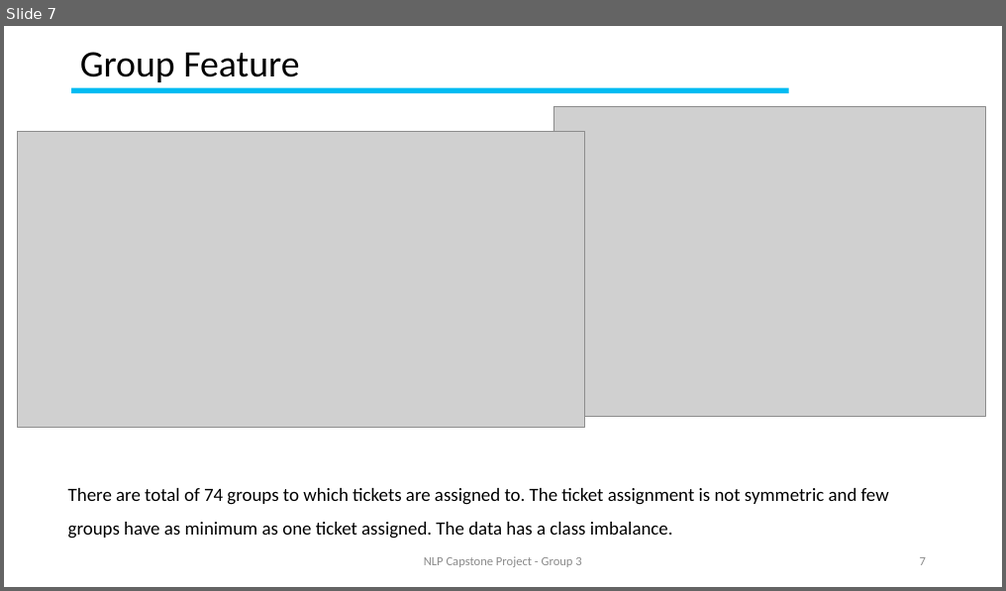
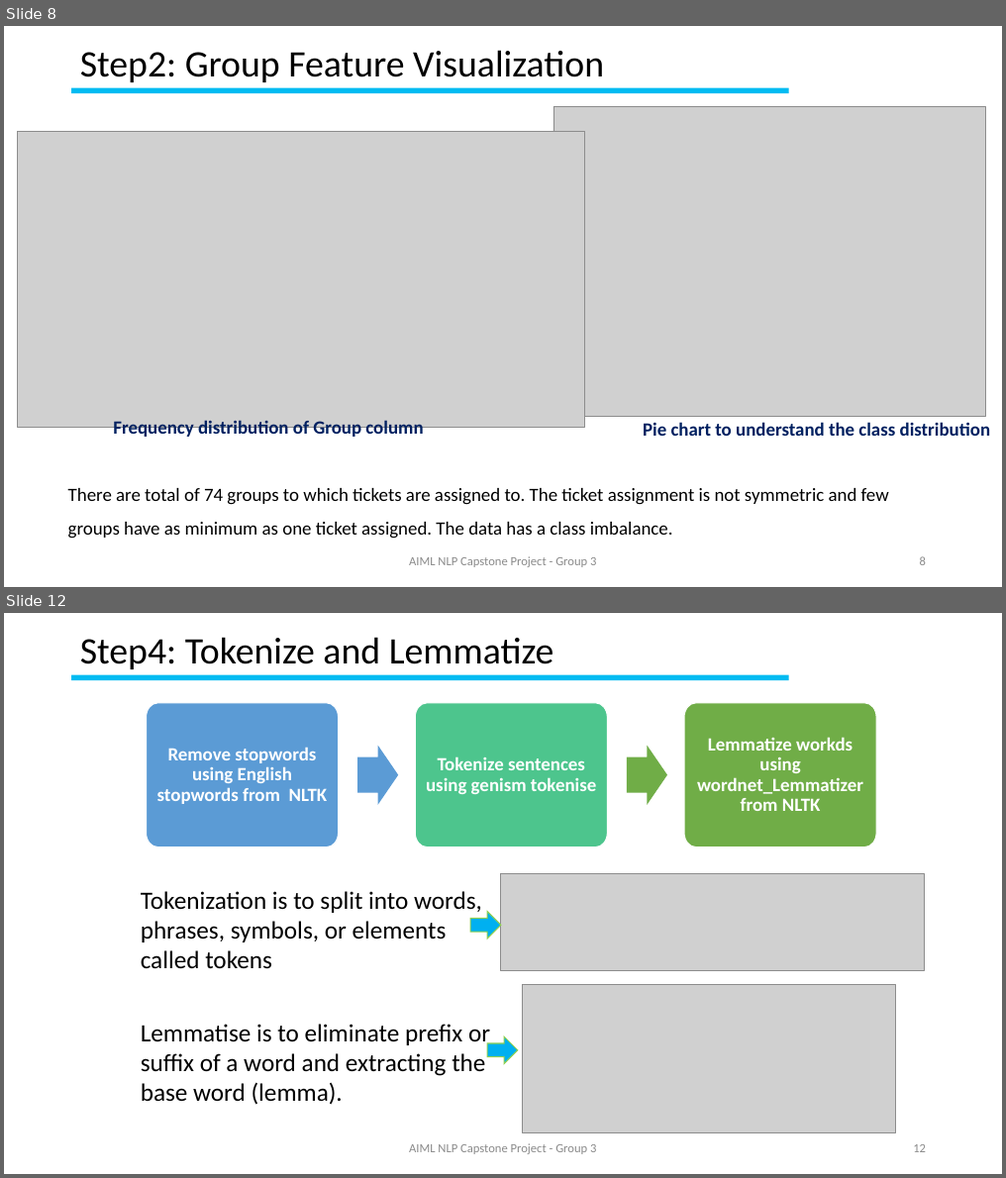
Before and after one commit to GLNLPGroup3/Capstone, a slide deck: Natural Language Processing (NLP) Application Capstone.pptx. Shown one above the other, each under a label of ours: slide 7 before the commit, slides 8 and 12 after it; the slides between them are not shown. The pictures are 1006x591 and 1006x1178 pixels, drawn with LibreOffice and Linux fonts; fonts in the diff are those of the drawing; grey boxes stand for pictures; background and template pictures are left out. Boxes give left, top, right and bottom in pixels: in the first picture for what was removed or moved away, otherwise in the second. Text is boxed around its words. In the diff, an @@ line names an element or a change of style, - is before the commit and + after.

```diff
--- a/Natural Language Processing (NLP) Application Capstone.pptx
+++ b/Natural Language Processing (NLP) Application Capstone.pptx
@@ slide 12 added at <box>4,613,1002,1174</box>, background #FFFFFF; not listed: 1 template element that a slide beside it also shows @@
@@ title added at <box>80,637,554,669</box>, 36 pt, text #000000 @@
+Step4: Tokenize and Lemmatize
@@ group added at <box>147,703,877,848</box>: 5 freeform shapes @@
+Remove stopwords using English stopwords from NLTK
+Tokenize sentences using genism tokenise
+Lemmatize workds using wordnet_Lemmatizer from NLTK
@@ picture added at <box>501,874,924,970</box> @@
@@ text added at <box>141,891,482,969</box>, 24 pt, text #000000 @@
+Tokenization is to split into words, phrases, symbols, or elements called tokens
@@ up arrow added at <box>470,912,501,939</box>, fill #00B0F0, outline #92D050 1 pt @@
@@ picture added at <box>522,985,896,1134</box> @@
@@ text added at <box>141,1024,490,1105</box>, 24 pt, text #000000 @@
+Lemmatise is to eliminate prefix or suffix of a word and extracting the base word (lemma).
@@ up arrow added at <box>487,1037,518,1064</box>, fill #00B0F0, outline #92D050 1 pt @@
@@ text added at <box>409,1144,596,1155</box>, 12 pt, text #8C8C8C @@
+AIML NLP Capstone Project - Group 3
@@ page number added at <box>913,1145,926,1153</box>, 12 pt, text #8C8C8C @@
+12
@@ what was slide 7 is now slide 8 @@
@@ slide 8 changed as well @@
@@ title at <box>80,50,604,82</box>: text changed @@
-Group Feature
+Step2: Group Feature Visualization
@@ text added at <box>113,420,423,440</box>, 18 pt, text #002060, bold @@
+Frequency distribution of Group column
@@ text added at <box>643,422,991,436</box>, 18 pt, text #002060, bold @@
+Pie chart to understand the class distribution
@@ text at <box>409,557,596,568</box>: text changed @@
-NLP Capstone Project - Group 3
+AIML NLP Capstone Project - Group 3
@@ page number at <box>920,557,926,566</box>: text changed @@
-7
+8
```
Also in this commit, not shown: 9 other slides changed, 17 other slides added.
